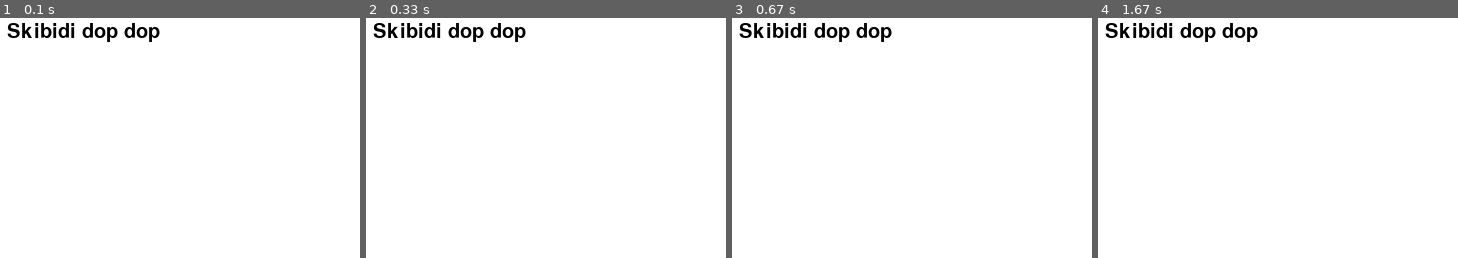
Above: before the commit, frames 1-4 (left to right).
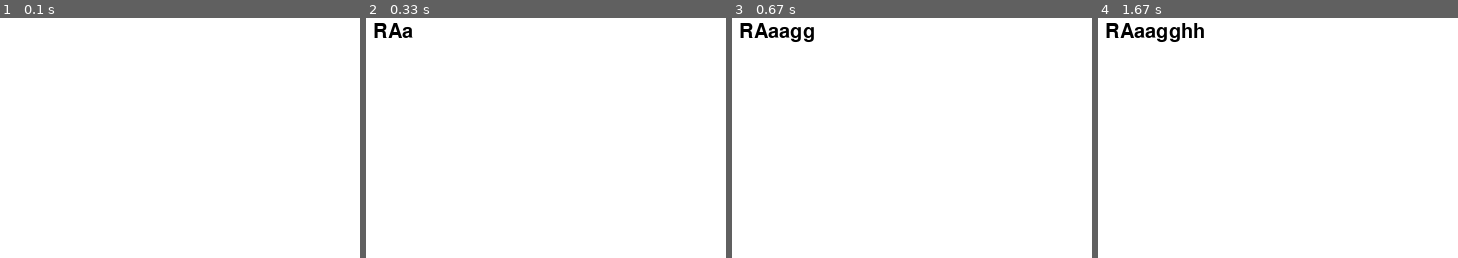
Above: after the commit, the same moments.

Repository: ResendeTech/Text-Based-Adventure-Game
Game: pygame game, started from rpg_game_files/LearningtoPrintTextWithPygame.py
Two runs of this game, one before a commit and one after it. Both use one fixed random seed, a clock stepped at 60 frames per second and the inputs below.
Inputs:
- Up to frame 1 (0.1 s): no input
- Up to frame 2 (0.33 s): no input
- Up to frame 3 (0.67 s): tap Space at 0.33 s
- Up to frame 4 (1.67 s): no input
The pictures show only the part of the screen within x 0-50%, y 0-50%; the shares and areas given below are measured in that part.

The runs differ from the first frame. In frame 1, 1.4% of the frame differs, in the area x 1-45%, y 2-10%; in frame 2, 1.4%; in frame 3, 1.4%; in frame 4, 1.4%.

Commit message:
Added textDB file

Diff:
--- a/rpg_game_files/LearningtoPrintTextWithPygame.py
+++ b/rpg_game_files/LearningtoPrintTextWithPygame.py
@@ -1,7 +1,7 @@
 import sys, time
 import random
 import sys, pygame
-
+from TextDB import Texts
 
 pygame.init()
 x = 720
@@ -10,25 +10,82 @@
 screen = pygame.display.set_mode((x, y), flags)
 clock = pygame.time.Clock()
 running = True
+delay = 25
+counter = 0
+speed = 6
+current_message = 0
+Text = Texts[current_message]
+displayed_messages = []
+text_font = pygame.font.SysFont(None, 30)
+snip = text_font.render("", True, "Black")
 
-text_font = pygame.font.SysFont(None, 30)
 
+# My attempt :(
 def draw_text(text, font, text_col, x, y):
-    img = font.render(text, True, text_col)
-    screen.blit(img, (x, y))
-    # for i in text[0]:
-    #     print("skbiidi")
-    #for (i = 0)
+    i = len(text)
+    n = 1
+    extra_x = 10
+    first_run = True
+    while i >= 0:
+        if i == 0:
+            break
+        if first_run == True:
+            char1 = font.render(text[0], True, text_col)
+            screen.blit(char1, (x, y))
+            first_run = False
+            last_char_time = pygame.time.get_ticks()
+            print("last_time:", last_char_time)
+        else:
+            current_time = pygame.time.get_ticks()
+            print("current_time:", current_time)
+            if current_time - last_char_time > delay:
+                chars = font.render(text[n], True, text_col)
+                screen.blit(chars, (x + extra_x, y))
+                n += 1
+
+        extra_x += 10
+        i -= 1
+
+def draw_texto(text):
+    y_offset = y-(y*0.99)
+    line_height = 30
+    if displayed_messages:
+        old_msg = displayed_messages
+        for old_msg in displayed_messages:
+            complete_text = text_font.render(old_msg, True, "Black")
+            y_offset -= line_height
+            screen.blit(complete_text, (x-(x*0.99), y_offset))
+
+
+    snip = text_font.render(text[0:counter//speed], True, "Black")
+    screen.blit(snip, (x-(x*0.99), y_offset))
+
 
 while running:
+    screen.fill((255, 255, 255))
+    clock.tick(60)
+
+    if counter < speed * len(Texts[current_message]):
+        counter += 1
+    elif counter >= speed * len(Texts[current_message]):
+        done = True
+
     for event in pygame.event.get():
         if event.type == pygame.QUIT:
             running = False
+        if event.type == pygame.KEYDOWN:
+            if event.key == pygame.K_RETURN and done and current_message < len(Text):
+                displayed_messages.append(Texts[current_message])
+                current_message += 1
+                done = False
+                Text = Texts[current_message]
+                counter = 0
 
-    screen.fill((255, 255, 255))
-    draw_text("Skibidi dop dop", text_font, (0, 0, 0), x-(x*0.99), y-(y*0.99))
 
+    draw_texto(Texts[current_message])
+    #draw_texto(text1)
+
+    # draw_text("skibidi dop dop", text_font, (0, 0, 0), x-(x*0.99), y-(y*0.99))
     pygame.display.flip()
-    clock.tick(60)
 
 pygame.quit()
--- /dev/null
+++ b/rpg_game_files/TextDB.py
@@ -0,0 +1,6 @@
+Texts = [
+    "RAaagghh",
+    "Skibidi dop dop",
+]
+
+print(Texts[0])
